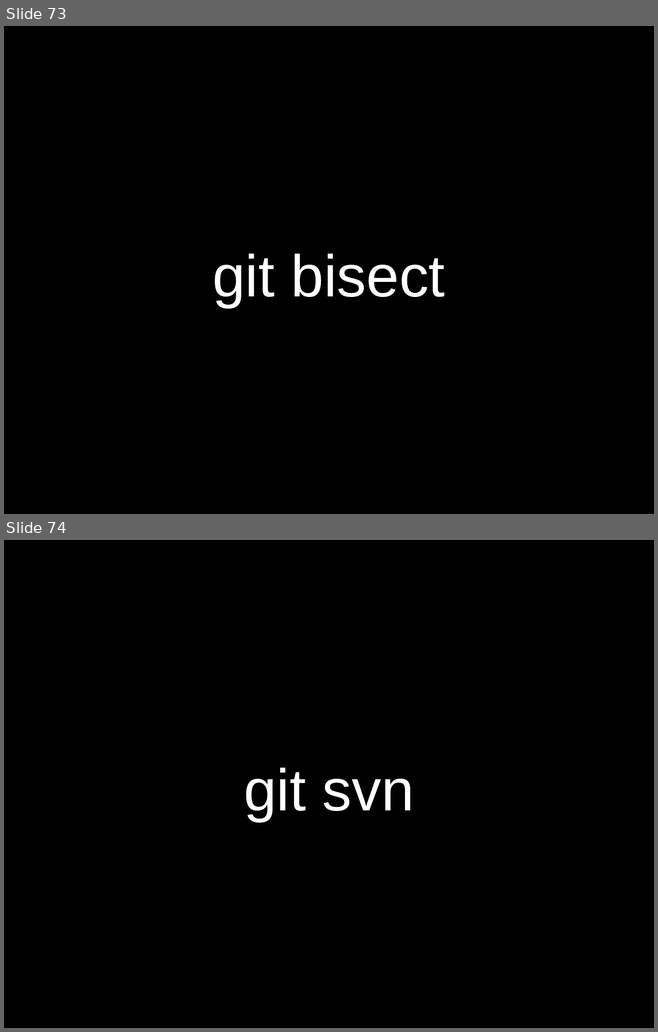
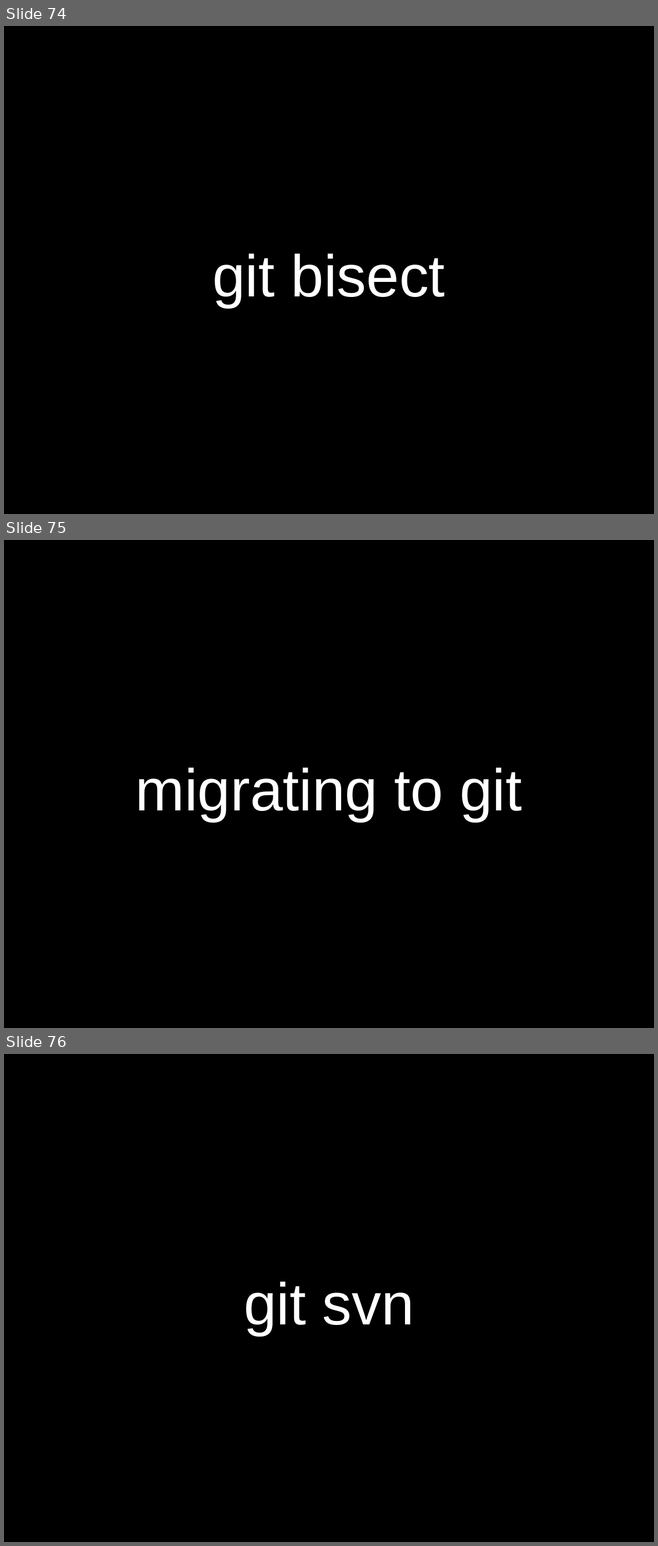
Before and after one commit to sneakin/git-presentation, a slide deck: slides.odp. Shown one above the other, each under a label of ours: slides 73 and 74 before the commit, slides 74, 75 and 76 after it. The pictures are 658x1032 and 658x1546 pixels, drawn with LibreOffice and Linux fonts; fonts in the diff are those of the drawing. Boxes give left, top, right and bottom in pixels: in the first picture for what was removed or moved away, otherwise in the second. Text is boxed around its words. In the diff, an @@ line names an element or a change of style, - is before the commit and + after.

```diff
--- a/slides.odp
+++ b/slides.odp
@@ slide 75 added at <box>4,540,654,1028</box>, background #000000 @@
@@ title added at <box>136,767,521,821</box>, 72 pt, text #FFFFFF @@
+migrating to git
@@ what was slide 73 is now slide 74 @@
@@ what was slide 74 is now slide 76 @@
```
Also in this commit, not shown: 4 slides changed, 2 other slides added, 1 slide removed.
